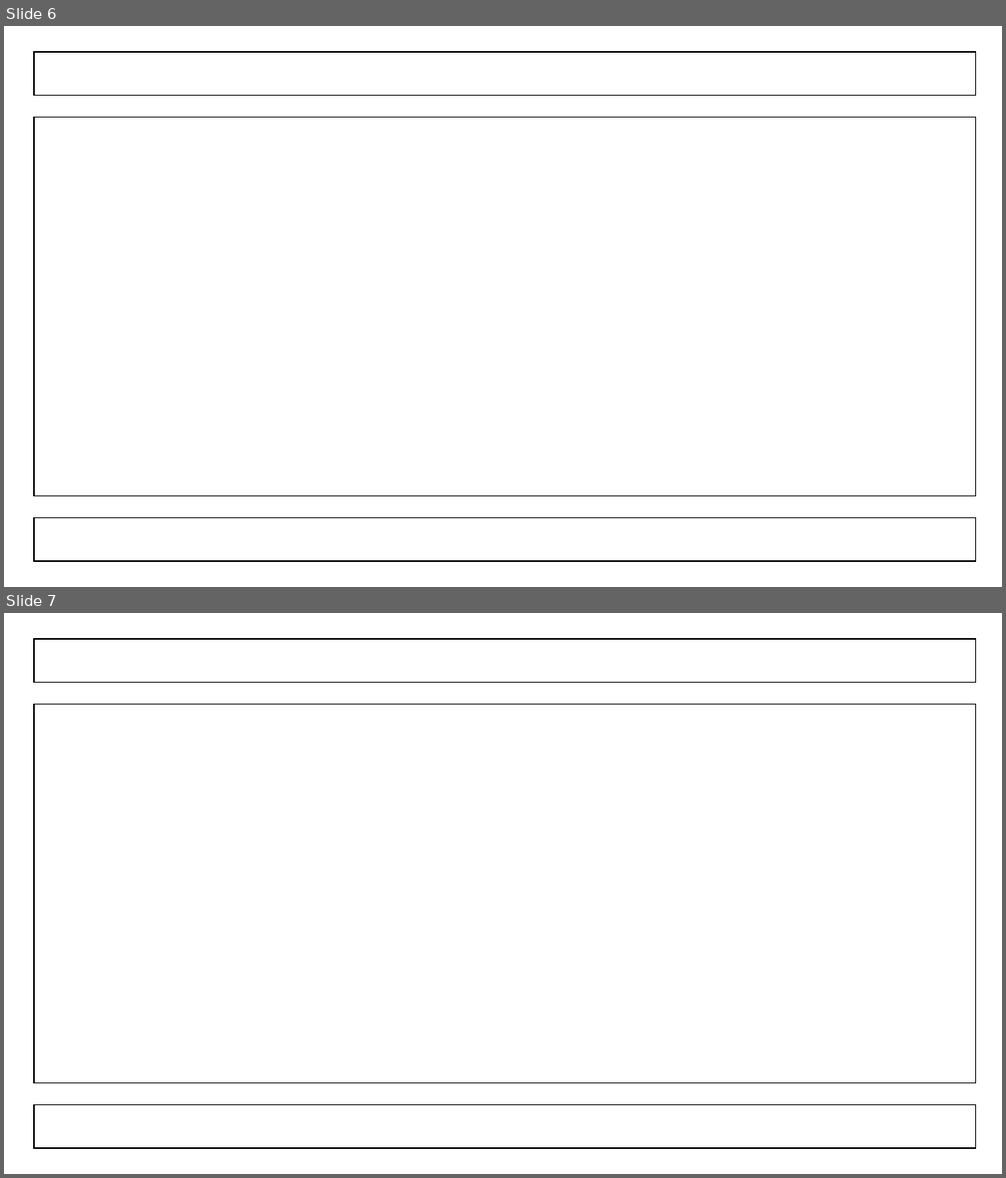
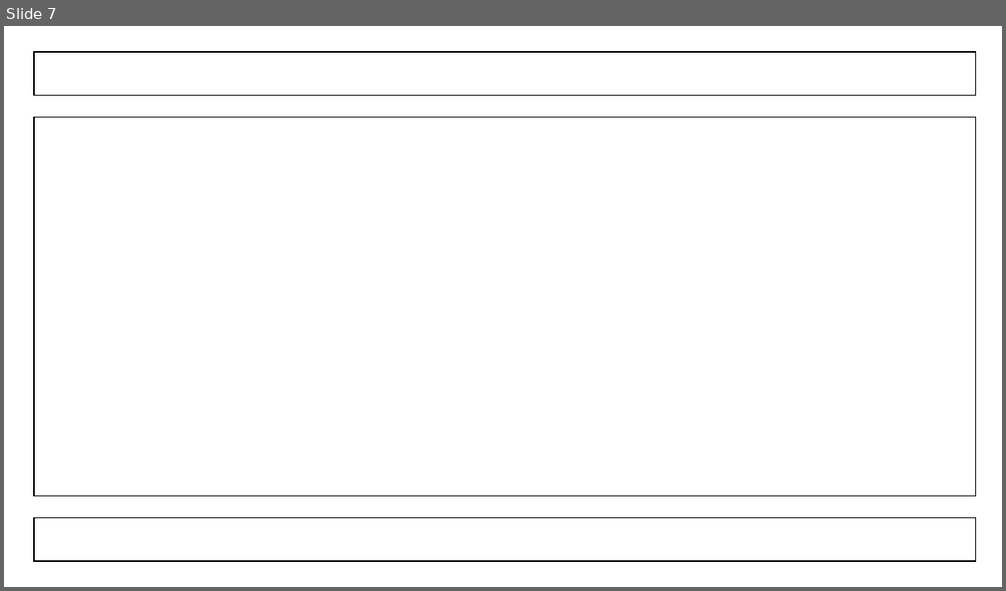
Before and after one commit to atkuzmanov/sctm130-sctm146-proekt-unrvk-2022, a slide deck: sctm146-proekt-unrvk-6.pptx. Shown one above the other, each under a label of ours: slides 6 and 7 before the commit, slide 7 after it. The pictures are 1006x1178 and 1006x591 pixels, drawn with LibreOffice and Linux fonts; fonts in the diff are those of the drawing. Boxes give left, top, right and bottom in pixels: in the first picture for what was removed or moved away, otherwise in the second. Text is boxed around its words. In the diff, an @@ line names an element or a change of style, - is before the commit and + after.

```diff
--- a/sctm146-proekt-unrvk-6.pptx
+++ b/sctm146-proekt-unrvk-6.pptx
@@ slide 6 removed at [4, 26, 1002, 587], background #FFFFFF @@
@@ rectangle removed at [34, 52, 977, 96] @@
@@ rectangle removed at [34, 118, 977, 497] @@
@@ rectangle removed at [34, 518, 977, 561] @@
```
Also in this commit, not shown: 1 slide changed, 1 slide added, 7 other files.
